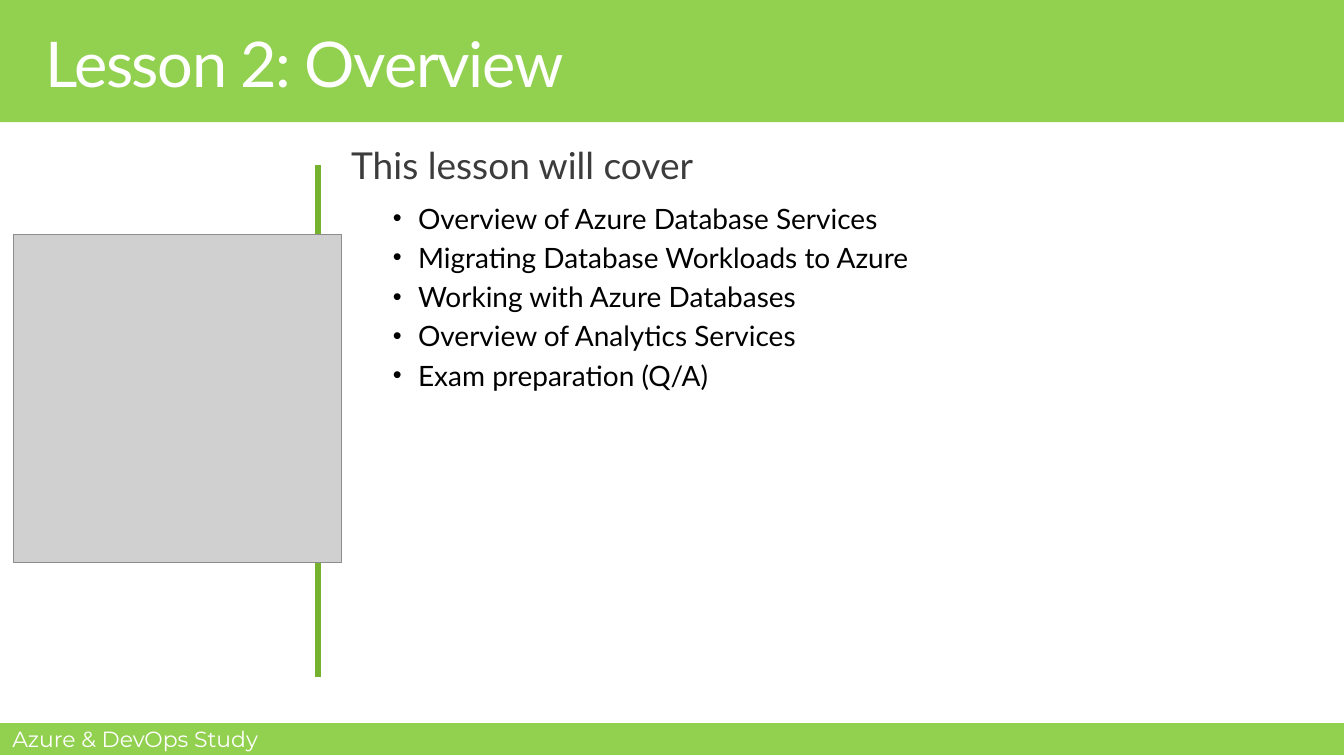
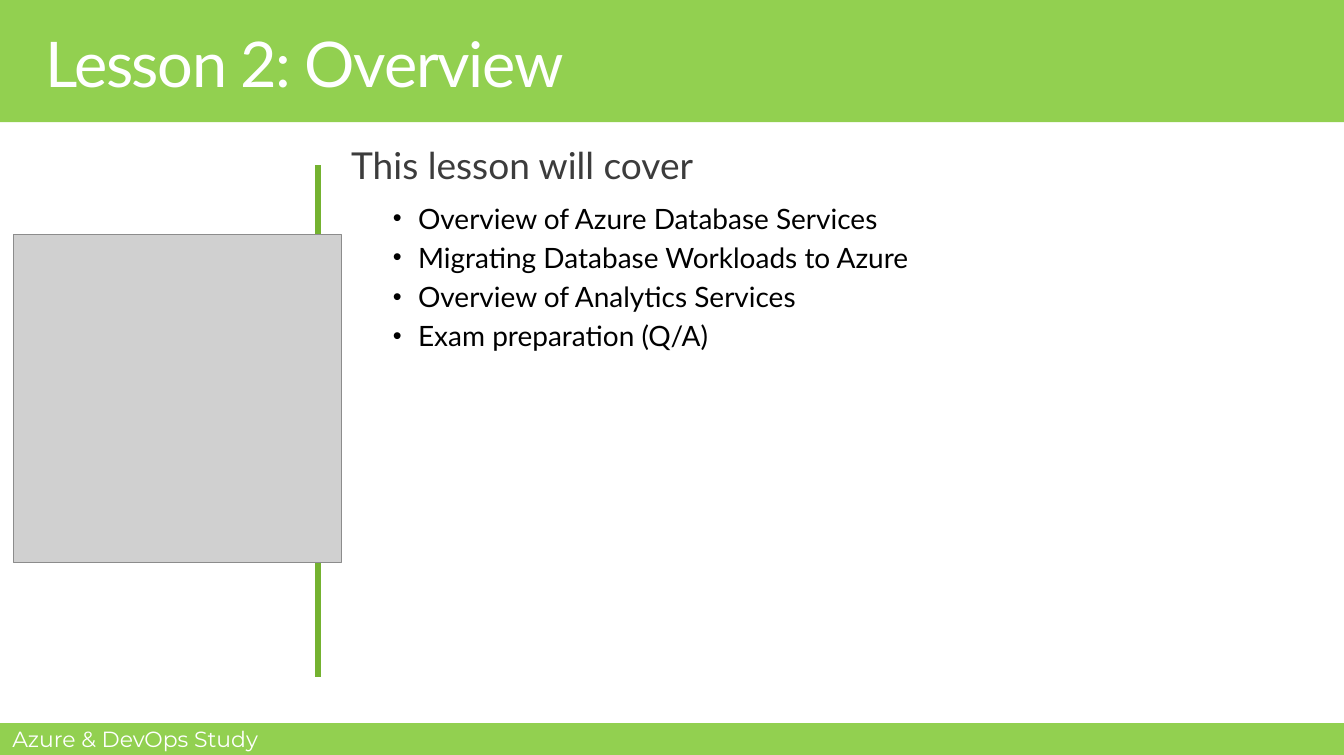
Before and after one commit to MohamedRadwan-DevOps/Azure-DevOps-Study-Group, a slide deck: slide 4 of AZ-900/Module-1/M1-L8-Overview of Azure Database and Analytics Services.pptx. Drawn at 1344x755 pixels with LibreOffice and Linux fonts; fonts in the diff are those of the drawing; grey boxes stand for pictures; background and template pictures are left out. Boxes give left, top, right and bottom in pixels: in the first picture for what was removed or moved away, otherwise in the second. Text is boxed around its words. In the diff, an @@ line names an element or a change of style, - is before the commit and + after.

```diff
--- a/AZ-900/Module-1/M1-L8-Overview of Azure Database and Analytics Services.pptx
+++ b/AZ-900/Module-1/M1-L8-Overview of Azure Database and Analytics Services.pptx
@@ text at (418, 286, 796, 312): paragraph removed @@
-• Working with Azure Databases
```
Also in this commit, not shown: 7 other slides changed, 4 slides added.
